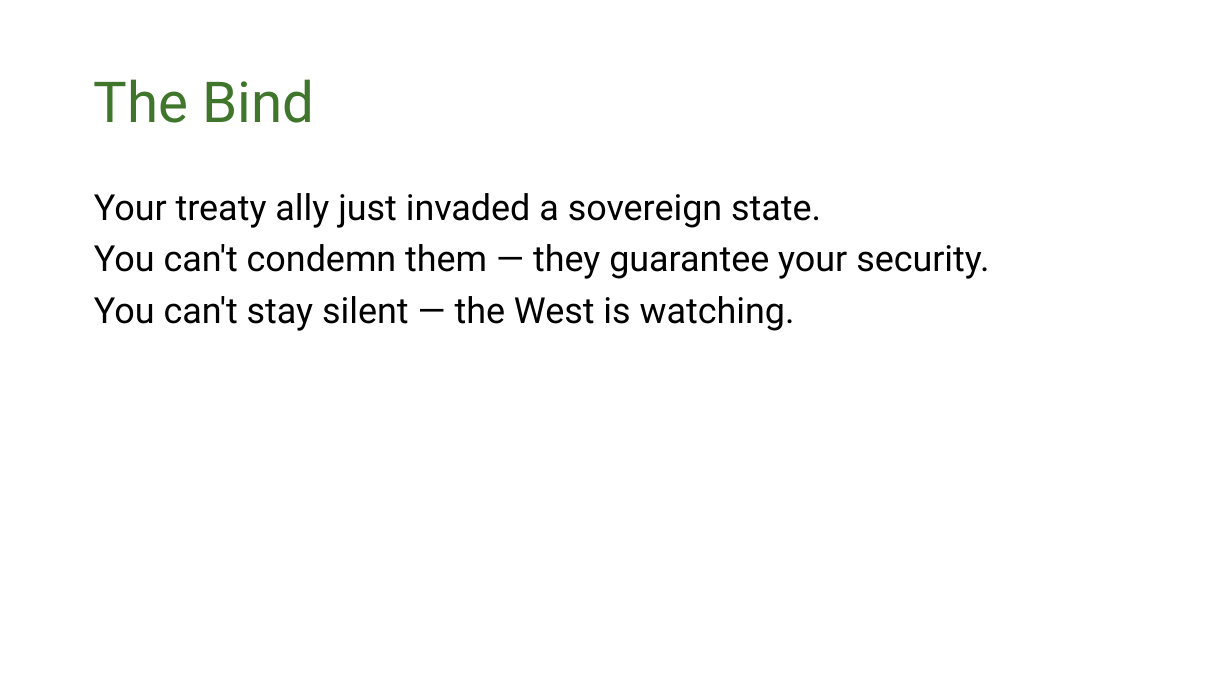
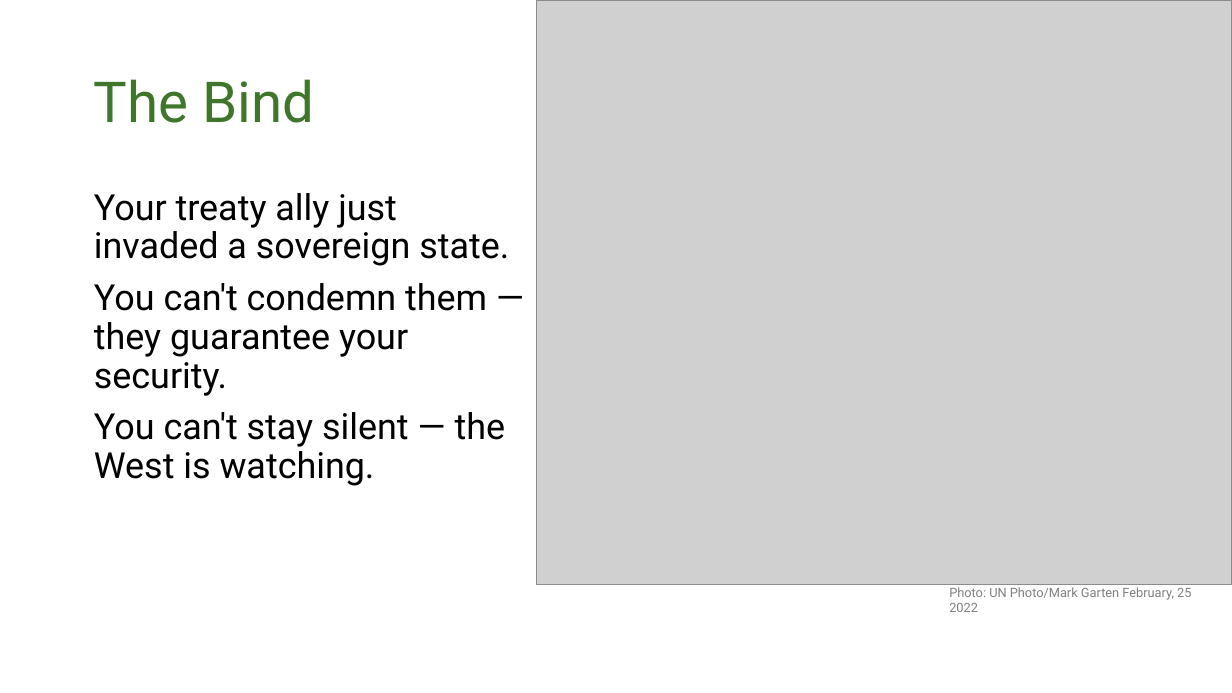
Before and after one commit to dmoratz/russia_sentiment_paper, a slide deck: slide 2 of writing/presentations/moratz_pgt.pptx. Drawn at 1232x693 pixels with LibreOffice and Linux fonts; fonts in the diff are those of the drawing; grey boxes stand for pictures; background and template pictures are left out. Boxes give left, top, right and bottom in pixels: in the first picture for what was removed or moved away, otherwise in the second. Text is boxed around its words. In the diff, an @@ line names an element or a change of style, - is before the commit and + after.

Commit message:
Updates to slides, adding presentation figures to scripts

```diff
--- a/writing/presentations/moratz_pgt.pptx
+++ b/writing/presentations/moratz_pgt.pptx
@@ picture added at box(537, 0, 1232, 585) @@
@@ text "Your treaty ally just invaded ..." rewrapped from box(94, 193, 989, 331) to box(94, 193, 509, 486) @@
@@ text added at box(949, 587, 1191, 612), 10 pt, text #808080 @@
+Photo: UN Photo/Mark Garten February, 25 2022
```
Also in this commit, not shown: 1 other slide changed, 9 slides added, 8 other files.
